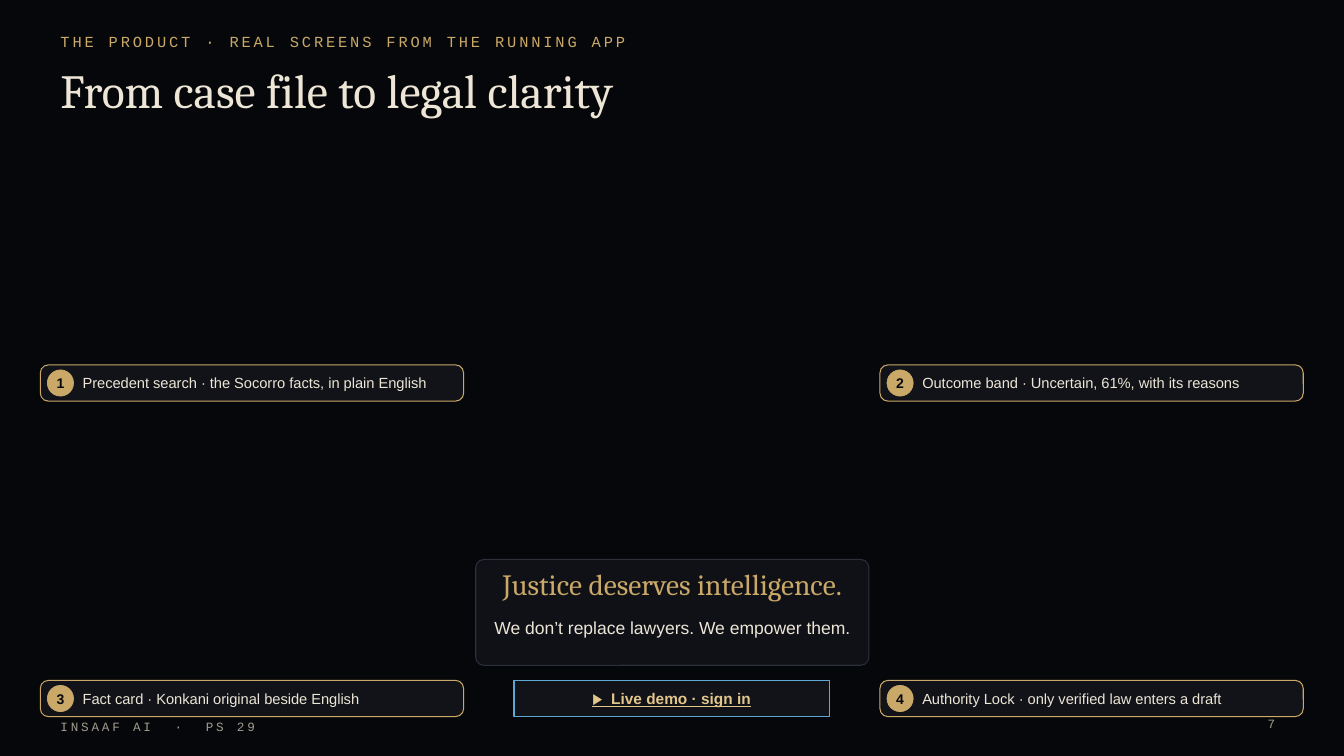
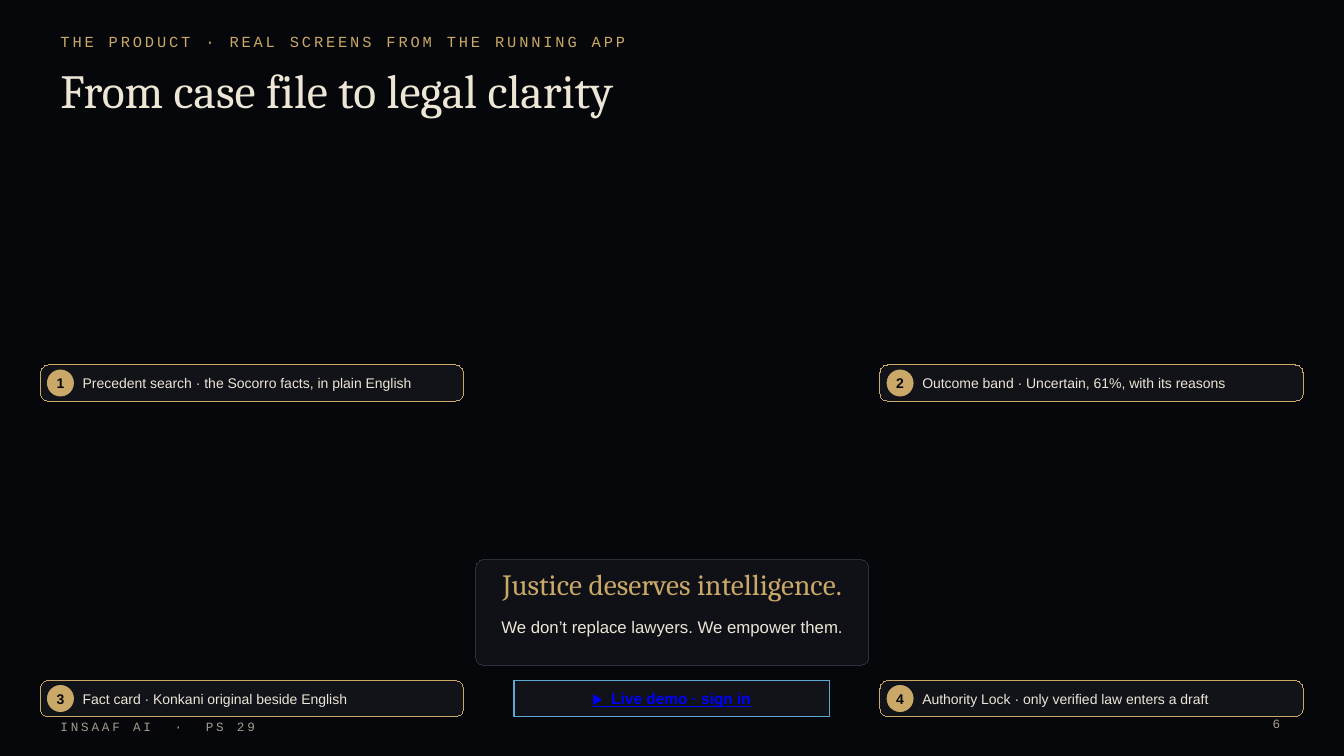
Before and after one commit to Labreo/insaaf-ai, a slide deck: slide 6 of pitch/Insaaf_AI_PS29_Pitch_static.pptx (slide 7 before the commit). Drawn at 1344x756 pixels with LibreOffice and Linux fonts; fonts in the diff are those of the drawing; background and template pictures are left out. Boxes give left, top, right and bottom in pixels: in the first picture for what was removed or moved away, otherwise in the second. Text is boxed around its words. In the diff, an @@ line names an element or a change of style, - is before the commit and + after.

Commit message:
feat: add new judgments to precedent corpus and update presentation

```diff
--- a/pitch/Insaaf_AI_PS29_Pitch_static.pptx
+++ b/pitch/Insaaf_AI_PS29_Pitch_static.pptx
@@ text "We don’t replace lawyers. We ..." at box(501, 621, 843, 637): size 12.5 to 12 pt @@
@@ rectangle added at box(514, 681, 830, 717), fill #12141A at 95% opacity, outline #5FA8D3 1 pt @@
@@ text "▶ Live demo · sign ...": place and size @@
-text "▶ Live demo · sign ..." at box(514, 681, 830, 717)
+text "▶ Live demo · sign ..." at box(611, 693, 751, 707)
@@ text "▶ Live demo · sign ..." at box(611, 693, 751, 707): text colour #E2C68A to #0000FF; fill #12141A at 95% opacity to none; outline #5FA8D3 1 pt to none @@
@@ size 10.5 to 10 pt in 4 elements at box(83, 378, 412, 391), box(83, 694, 347, 707), box(922, 378, 1226, 390), box(922, 694, 1208, 707) @@
@@ page number removed at box(1268, 719, 1276, 728) @@
-7
@@ page number added at box(1273, 719, 1281, 728), 9 pt, text #A39C8E @@
+6
```
Also in this commit, not shown: 7 other slides changed, 1 slide removed, 1 other file.
